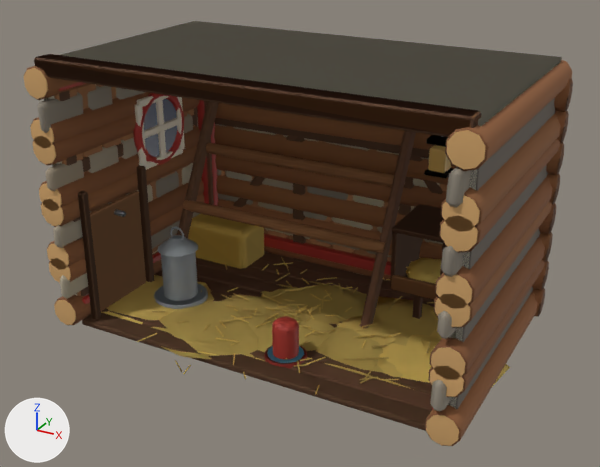
An edit to the glTF model 3d/models/interiors.glb, drawn before and after from the same camera.
One viewpoint serves both versions: a 50 mm lens placed at (1.4, -2.55, 1.64), pointed at (0.01, -0.03, 0.38). The axes (+X, +Y, +Z) are drawn at lower left. The lights are the same throughout. The first picture is the older version. Vertices at exactly the same position are counted once.

Before the edit, the objects in view are built like this:
```python
ob_inside_bra = bpy.data.objects.new('inside_bra', me_inside_bra)
ob_inside_bra.location = (0.0, 0.0, 0.0)
ob_inside_leg = bpy.data.objects.new('inside_leg', me_inside_leg)
ob_inside_leg.location = (0.0, 0.0, 0.0)
ob_inside_orp = bpy.data.objects.new('inside_orp', me_inside_orp)
ob_inside_orp.location = (0.0, 0.0, 0.0)
ob_inside_rir = bpy.data.objects.new('inside_rir', me_inside_rir)
ob_inside_rir.location = (0.0, 0.0, 0.0)
ob_inside_sil = bpy.data.objects.new('inside_sil', me_inside_sil)
ob_inside_sil.location = (0.0, 0.0, 0.0)
```
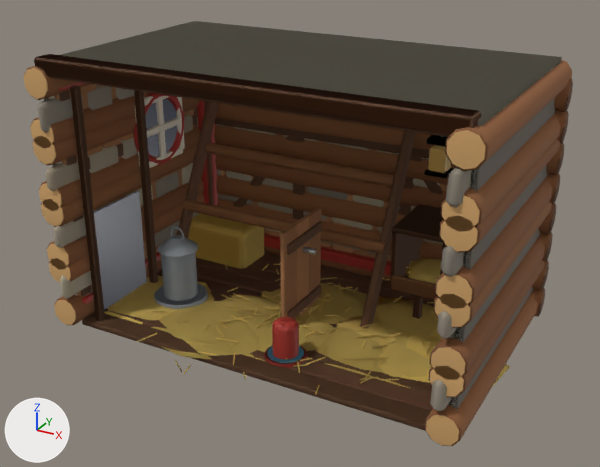
Pixel boxes (x1, y1, x2, y2) of what changed, in the pictures (600 x 467 px; the box of a moved part takes in the faces that stretch with it):
'inside_pop', added (brown): after (280, 207, 322, 319)
    faces in mat_matte: (280, 207, 322, 319)
part 1 of me_inside_rir, deleted (brown): before (90, 193, 146, 281)
part 2 of me_inside_rir, moved or reshaped (not visible afterwards): before (79, 152, 167, 195)
part 3 of me_inside_rir, edited (looks the same): (34, 60, 477, 328) in both
part 4 of me_inside_orp, deleted (brown): before (90, 217, 146, 311)
part 5 of me_inside_orp, moved or reshaped (not visible afterwards): before (81, 166, 143, 195)
part 6 of me_inside_orp, edited (looks the same): (61, 21, 562, 287) in both
part 7 of me_inside_leg, added: after (94, 191, 147, 310)
part 8 of me_inside_leg, deleted: before (90, 191, 139, 311)
part 9 of me_inside_leg, deleted: before (114, 209, 126, 217)
part 10 of me_inside_leg, moved or reshaped: before (78, 166, 154, 320); after (70, 87, 158, 321)
part 11 of me_inside_leg, edited (looks the same): (177, 108, 445, 377) in both
part 12 of me_inside_bra, edited (looks the same): (37, 60, 482, 258) in both
part 13 of me_inside_sil, edited (looks the same): (190, 101, 404, 320) in both

What changed in the scene script:
```text
Change me_inside_rir:
    remove me_inside_rir.from_pydata(...)  # 4760 vertices, 8428 faces; spans x -0.94..0.83, y -0.6..0.59, z -0.03..1.05
    add me_inside_rir.from_pydata(...)  # 4728 vertices, 8368 faces; spans x -0.94..0.83, y -0.6..0.59, z -0.03..1.05
    me_inside_rir part 1: the loose piece of 24 vertices spanning x -0.72..-0.7, y -0.39..-0.09, z 0.02..0.44 is deleted
    me_inside_rir part 2: 4 vertices moved from x -0.71..-0.69, y -0.09..-0.06, z 0.54 to x -0.69..-0.67, y -0.09..-0.06, z 0.94; 32 vertices removed from x -0.71..-0.69, y -0.42..-0.05, z 0.0..0.54; 32 vertices added at x -0.69..-0.67, y -0.42..-0.05, z 0.0..0.94
    me_inside_rir part 3: 1517 kept faces spanning x -0.79..0.79, y -0.5..0.47, z -0.03..1.05 get new vertex colours
    other edits to the shape of me_inside_rir do not show in these pictures
Change me_inside_orp:
    remove me_inside_orp.from_pydata(...)  # 4164 vertices, 7332 faces; spans x -0.94..0.83, y -0.6..0.59, z -0.03..1.05
    add me_inside_orp.from_pydata(...)  # 4132 vertices, 7272 faces; spans x -0.94..0.83, y -0.6..0.59, z -0.03..1.05
    me_inside_orp part 4: the loose piece of 24 vertices spanning x -0.72..-0.7, y -0.39..-0.09, z 0.02..0.44 is deleted
    me_inside_orp part 5: 4 vertices moved from x -0.71..-0.69, y -0.09..-0.06, z 0.54 to x -0.69..-0.67, y -0.09..-0.06, z 0.94; 32 vertices removed from x -0.71..-0.69, y -0.42..-0.05, z 0.0..0.54; 32 vertices added at x -0.69..-0.67, y -0.42..-0.05, z 0.0..0.94
    me_inside_orp part 6: 1029 kept faces spanning x -0.79..0.79, y -0.5..0.47, z -0.01..1.05 get new vertex colours
    other edits to the shape of me_inside_orp do not show in these pictures
Change me_inside_leg:
    remove me_inside_leg.from_pydata(...)  # 7520 vertices, 13480 faces; spans x -0.94..0.83, y -0.6..0.59, z -0.03..1.05
    add me_inside_leg.from_pydata(...)  # 7488 vertices, 13420 faces; spans x -0.94..0.83, y -0.6..0.59, z -0.03..1.05
    me_inside_leg part 7: a new loose piece, a box spanning x -0.708..-0.702, y -0.39..-0.09, z 0.02..0.44, in mat_sky
    me_inside_leg part 8: the loose piece of 24 vertices spanning x -0.72..-0.7, y -0.39..-0.09, z 0.02..0.44 is deleted
    me_inside_leg part 9: the loose piece of 16 vertices spanning x -0.72..-0.66, y -0.25..-0.23, z 0.39..0.41 is deleted
    me_inside_leg part 10: 5 vertices moved from x -0.71..-0.69, y -0.09..-0.05, z 0.54 to x -0.71..-0.67, y -0.09..-0.05, z 0.54..0.94; 32 vertices removed from x -0.71..-0.69, y -0.42..-0.05, z 0.0..0.54; 32 vertices added at x -0.69..-0.67, y -0.42..-0.05, z 0.0..0.94
    me_inside_leg part 11: 1253 kept faces spanning x -0.77..0.77, y -0.44..0.47, z -0.03..1.03 get new vertex colours
    other edits to the shape of me_inside_leg do not show in these pictures
Change me_inside_bra:
    remove me_inside_bra.from_pydata(...)  # 4792 vertices, 8460 faces; spans x -0.94..0.83, y -0.6..0.59, z -0.03..1.05
    add me_inside_bra.from_pydata(...)  # 4760 vertices, 8400 faces; spans x -0.94..0.83, y -0.6..0.59, z -0.03..1.05
    me_inside_bra part 12: 1437 kept faces spanning x -0.79..0.78, y -0.5..0.47, z -0.01..1.05 get new vertex colours
    edits to the shape of me_inside_bra do not show in these pictures
Change me_inside_sil:
    remove me_inside_sil.from_pydata(...)  # 4188 vertices, 7428 faces; spans x -0.94..0.83, y -0.6..0.59, z -0.03..1.05
    add me_inside_sil.from_pydata(...)  # 4156 vertices, 7368 faces; spans x -0.94..0.83, y -0.6..0.59, z -0.03..1.05
    me_inside_sil part 13: 992 kept faces spanning x -0.72..0.74, y -0.26..0.46, z -0.03..0.73 get new vertex colours
    edits to the shape of me_inside_sil do not show in these pictures
Add ob_inside_pop:
    ob_inside_pop = bpy.data.objects.new('inside_pop', me_inside_pop)  # 136 vertices, 248 faces; spans x -0.011..0.06, y -0.148..0.149, z 0.0..0.42
    ob_inside_pop.location = (0.0, 0.0, 0.0)
```
